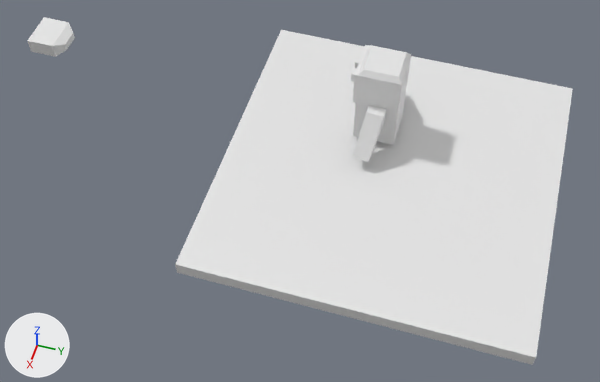
The Blender file scenes/scene.blend, before and after one commit.
Both versions are drawn from a 50 mm camera at (14.76, 1.16, 18.53) aimed at (1.46, -2.76, 0.09). Lighting does not change. The marker at lower left points along +X, +Y and +Z.

The first picture shows 'Bullet', 'Ground', 'Player'.
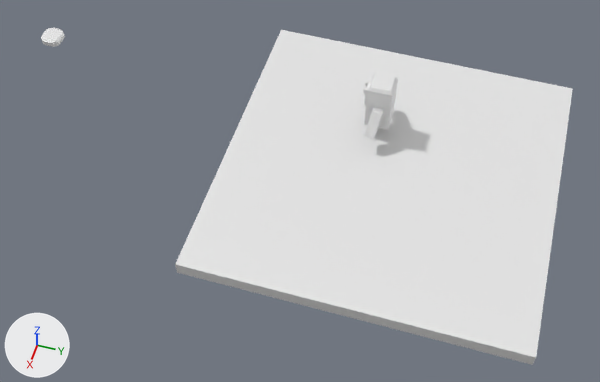
Where the change shows, as pixel boxes (x1, y1, x2, y2) in the pictures (600 x 382 px):
'Player', rescaled (41% narrower, 43% shorter)
    before: (351, 45, 411, 162)
    after: (363, 73, 398, 139)
'Bullet', reshaped, rescaled (49% narrower, 51% shorter)
    before: (27, 17, 75, 57)
    after: (41, 28, 65, 47)

The change, as a diff of the scene's bpy script:
```diff
--- a/scenes/scene.blend.py
+++ b/scenes/scene.blend.py
@@ me_cube_002 @@
 # used by ob_bullet; location = (0.0, -10.36, 2.5); scale = (0.5, 0.5, 0.2)
-me_cube_002.from_pydata(...)  # 12 vertices, 10 faces; spans x -1.0..1.0, y -1.0..1.0, z -1.0..1.0
+me_cube_002.from_pydata(...)  # 24 vertices, 22 faces; spans x -1.0..0.92, y -1.01..0.84, z -0.9..0.9
+# me_cube_002 part 1: the whole mesh is rebuilt
@@ ob_player @@
 ob_player.location = (-1.37, -1.22, 0.95)
-ob_player.scale = (0.6, 0.6, 0.7)
+ob_player.scale = (0.35, 0.35, 0.4)
@@ ob_bullet @@
 ob_bullet.location = (0.0, -10.36, 2.5)
-ob_bullet.scale = (0.5, 0.5, 0.2)
+ob_bullet.scale = (0.3, 0.3, 0.1)
```
